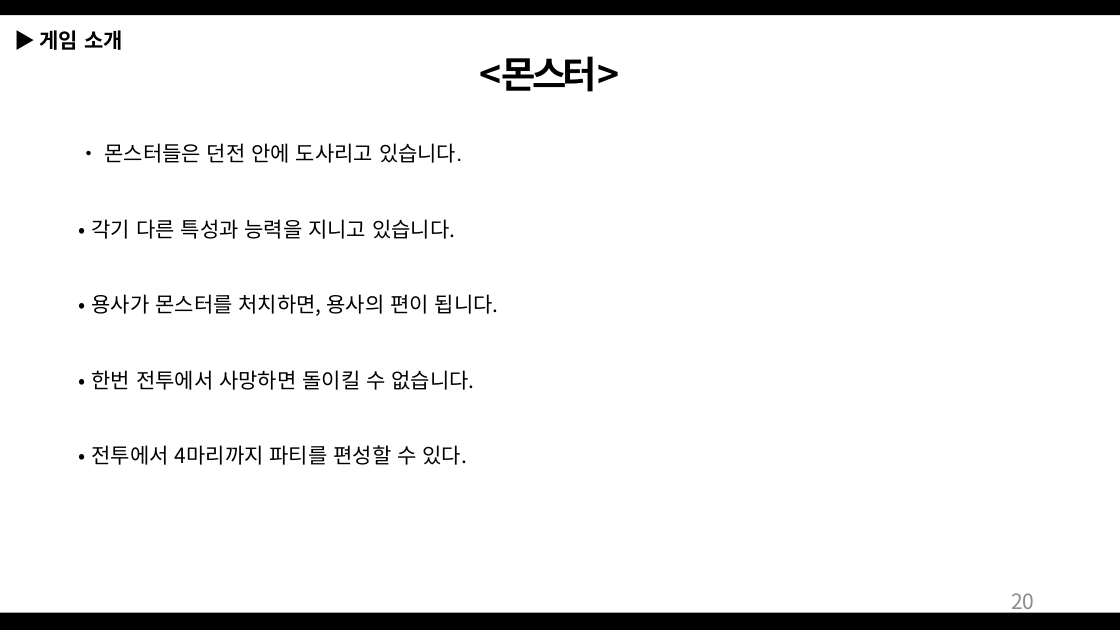
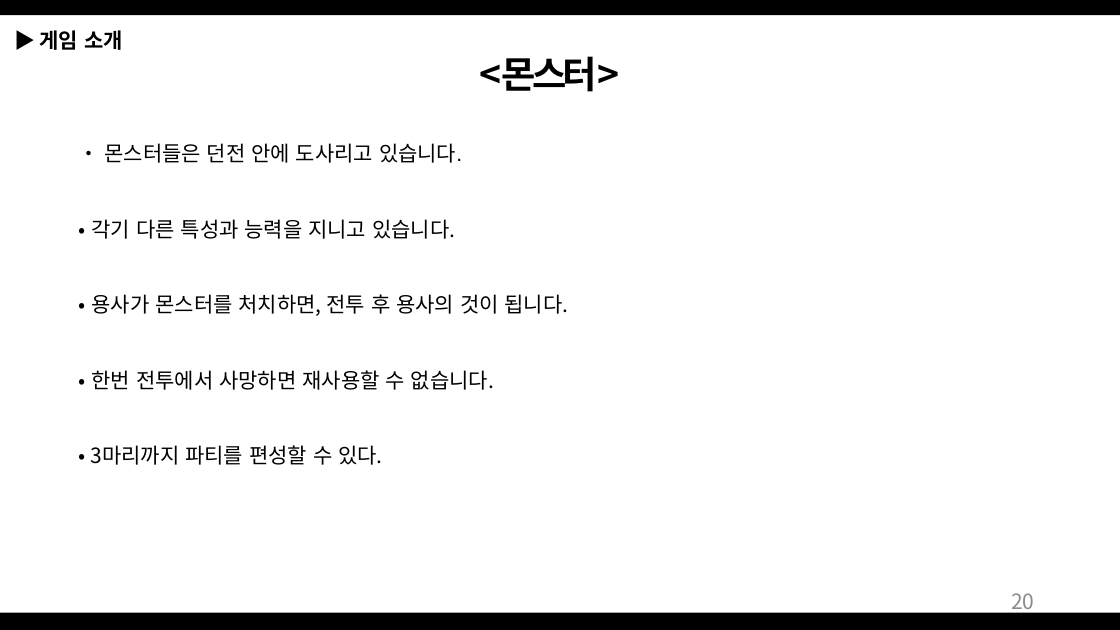
Before and after one commit to Bumizi/GameDesign, a slide deck: slide 20 of 2018 동계방학 기획자 특훈/Dungeon Tamer_190103.pptx. Drawn at 1120x630 pixels with LibreOffice and Linux fonts; fonts in the diff are those of the drawing. Boxes give left, top, right and bottom in pixels: in the first picture for what was removed or moved away, otherwise in the second. Text is boxed around its words. In the diff, an @@ line names an element or a change of style, - is before the commit and + after.

```diff
--- a/2018 동계방학 기획자 특훈/Dungeon Tamer_190103.pptx
+++ b/2018 동계방학 기획자 특훈/Dungeon Tamer_190103.pptx
@@ text at (90,294,569,465): text changed @@
-• 용사가 몬스터를 처치하면, 용사의 편이 됩니다.
-• 한번 전투에서 사망하면 돌이킬 수 없습니다.
-• 전투에서 4마리까지 파티를 편성할 수 있다.
+• 용사가 몬스터를 처치하면, 전투 후 용사의 것이 됩니다.
+• 한번 전투에서 사망하면 재사용할 수 없습니다.
+• 3마리까지 파티를 편성할 수 있다.
```
Also in this commit, not shown: 5 other slides changed, 2 slides added.
